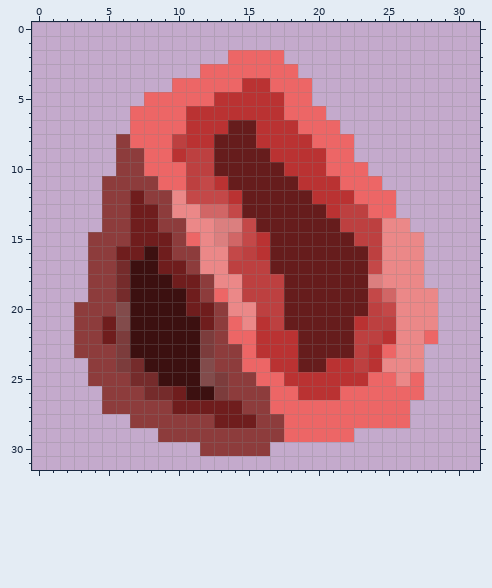
Two versions of one pixel-art sprite, sprites/items/radium.png. This is how it looked before the edit.
The file is 32x32 pixels.
Now the later version:
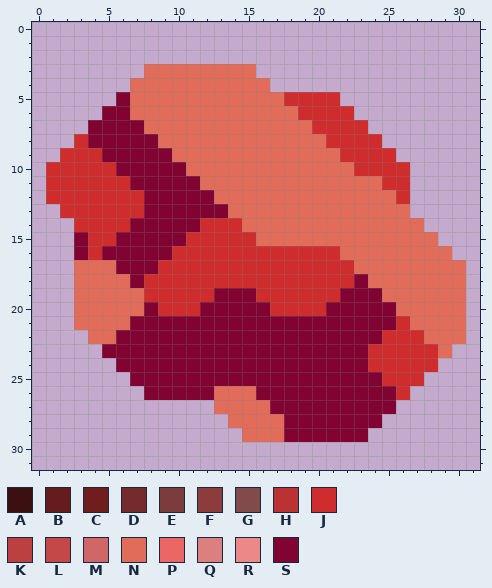
Palette (. is transparent): A #3c1010  B #661c1c  C #6f1d1d  D #752b2b  E #7c3c3c  F #8d3c3c  G #824b4b  H #ba3232  J #cf2d2d  K #bd4040  L #c44848  M #d16666  N #e06c59  P #ed6666  Q #db7f7f  R #eb8888  S #800332
From old to new:
Changed rows in their new state; - is an unchanged pixel.
first column x 1:
 2 -------------....-------------
 3 -------NNNNNNNN...------------
 4 ------NNNNNNNNNN...-----------
 5 -----SNNNNNNNNNNNJJJJ---------
 6 ----SSNNNNNNNNNNNNJJJJ--------
 7 ---SSSSNNNNNNNNNNNNJJJJ-------
 8 --JSSSSSNNNNNNNNNNNNJJJJ------
 9 -JJJSSSSSNNNNNNNNNNNNJJJJ-----
10 JJJJJSSSSSNNNNNNNNNNNNJJJJ----
11 JJJJJJSSSSSNNNNNNNNNNNNNJJ----
12 JJJJJJJSSSSSNNNNNNNNNNNNNJ----
13 -JJJJJJSSSSSSNNNNNNNNNNNNN----
14 --JJJJSSSSSJJJNNNNNNNNNNNNN---
15 --SJJSSSSSJJJJJNNNNNNNNNNNNN--
16 --SJSSSSSJJJJJJJJJJJJNNNNNNNN-
17 --NNNSSSJJJJJJJJJJJJJJNNNNNNNN
18 --NNNNSJJJJJJJJJJJJJJJSNNNNNNN
19 --NNNNNJJJJJSSSJJJJJJSSSNNNNNN
20 --NNNNNSJJJSSSSSJJJJSSSSSNNNNN
21 --NNNNSSSSSSSSSSSSSSSSSSSJNNNN
22 --.NNSSSSSSSSSSSSSSSSSSSJJJNNN
23 --..SSSSSSSSSSSSSSSSSSSJJJJJN-
24 ---..SSSSSSSSSSSSSSSSSSJJJJJ--
25 ---...SSSSSSSSSSSSSSSSSSJJJ---
26 ----...SSSSSNNNSSSSSSSSSSJ.---
27 ----........NNNNSSSSSSSSS.----
28 ------.......NNNNSSSSSSS..----
29 --------......NNNSSSSSS-------
30 -----------.....--------------
Pixel boxes of the changes (left, top, right, bottom) in both pictures:
changed: (46, 50, 466, 456)
